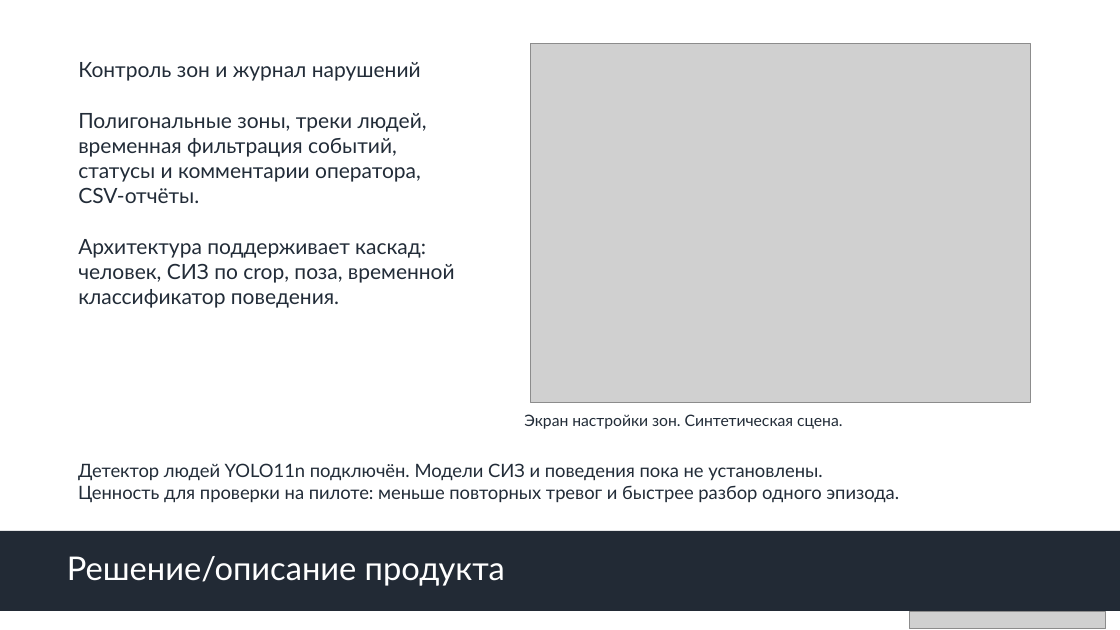
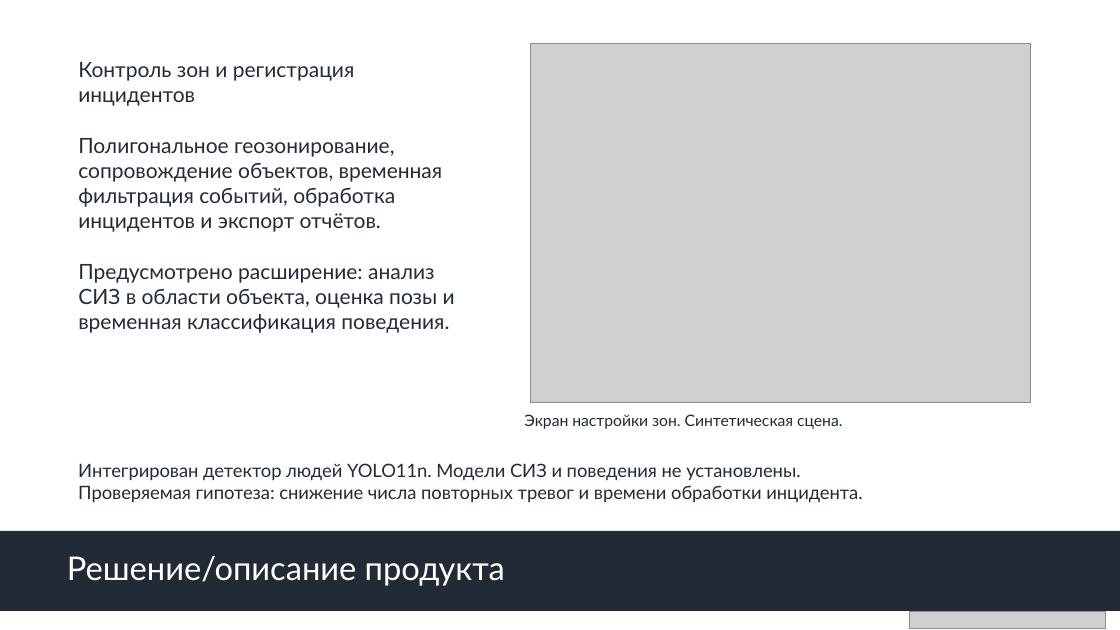
Before and after one commit to youngboy04/hse-ai-video, a slide deck: slide 4 of submission/HSE_AI_Video.pptx. Drawn at 1120x630 pixels with LibreOffice and Linux fonts; fonts in the diff are those of the drawing; grey boxes stand for pictures. Boxes give left, top, right and bottom in pixels: in the first picture for what was removed or moved away, otherwise in the second. Text is boxed around its words. In the diff, an @@ line names an element or a change of style, - is before the commit and + after.

```diff
--- a/submission/HSE_AI_Video.pptx
+++ b/submission/HSE_AI_Video.pptx
@@ text at (78, 62, 455, 333): text changed @@
-Контроль зон и журнал нарушений
-Полигональные зоны, треки людей, временная фильтрация событий, статусы и комментарии оператора, CSV-отчёты.
-Архитектура поддерживает каскад: человек, СИЗ по crop, поза, временной классификатор поведения.
+Контроль зон и регистрация инцидентов
+Полигональное геозонирование, сопровождение объектов, временная фильтрация событий, обработка инцидентов и экспорт отчётов.
+Предусмотрено расширение: анализ СИЗ в области объекта, оценка позы и временная классификация поведения.
@@ text at (78, 463, 862, 503): text changed @@
-Детектор людей YOLO11n подключён. Модели СИЗ и поведения пока не установлены.
-Ценность для проверки на пилоте: меньше повторных тревог и быстрее разбор одного эпизода.
+Интегрирован детектор людей YOLO11n. Модели СИЗ и поведения не установлены.
+Проверяемая гипотеза: снижение числа повторных тревог и времени обработки инцидента.
```
Also in this commit, not shown: 13 other slides changed, 4 other files.
